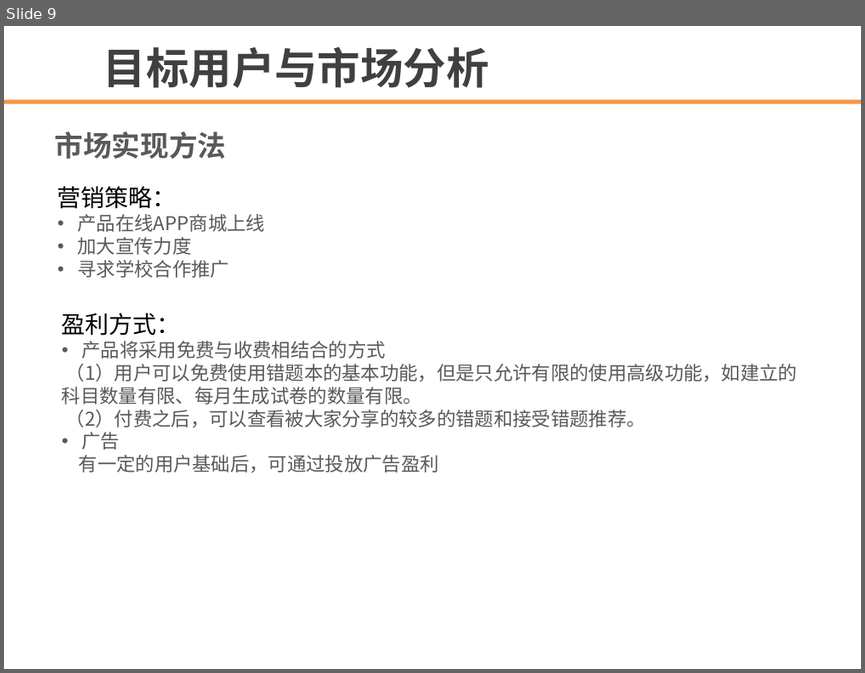
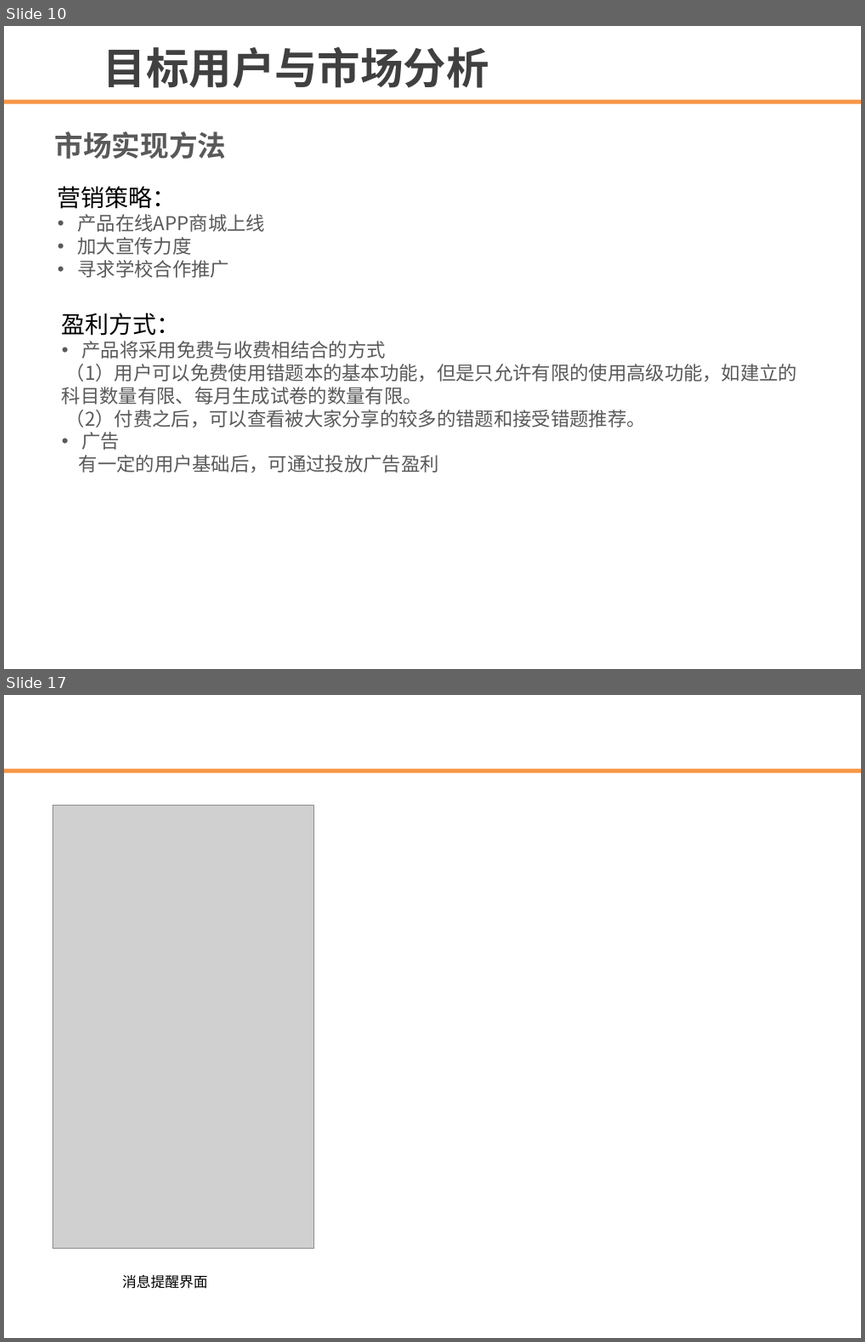
Before and after one commit to biscuit-team/CorrectNote, a slide deck: document/template.ppt. Shown one above the other, each under a label of ours: slide 9 before the commit, slides 10 and 17 after it; the slides between them are not shown. The pictures are 865x673 and 865x1342 pixels, drawn with LibreOffice and Linux fonts; fonts in the diff are those of the drawing; grey boxes stand for pictures; background and template pictures are left out. Boxes give left, top, right and bottom in pixels: in the first picture for what was removed or moved away, otherwise in the second. Text is boxed around its words. In the diff, an @@ line names an element or a change of style, - is before the commit and + after.

```diff
--- a/document/template.ppt
+++ b/document/template.ppt
@@ slide 17 added at box(4, 695, 861, 1338), background #FFFFFF; not listed: 1 template element that a slide beside it also shows @@
@@ picture added at box(52, 805, 314, 1248) @@
@@ text added at box(122, 1275, 208, 1288), 12 pt, text #000000 @@
+消息提醒界面
@@ what was slide 9 is now slide 10 @@
```
Also in this commit, not shown: 2 slides changed, 6 other slides added, 14 other files.
